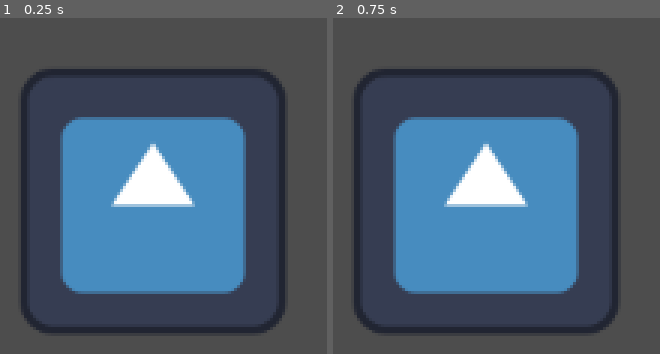
Above: before the commit, frames 1-2 (left to right).
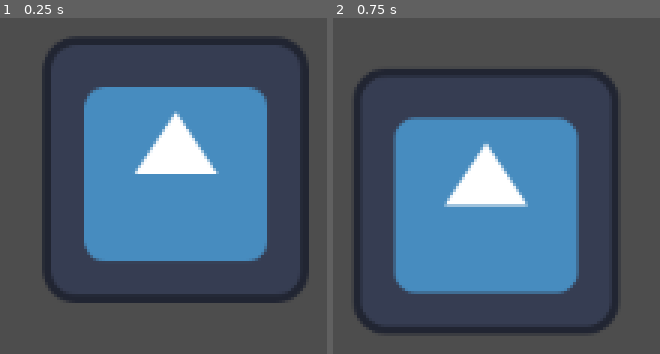
Above: after the commit, the same moments.

Repository: phln1108/compGraf
Game: Godot game, scene res://Scenes/Map/map.tscn
Two runs of this game, one before a commit and one after it. Both use one fixed random seed, a clock stepped at 60 frames per second and the inputs below. The project has no main scene, so this scene is started directly. The engine's default icon, where the game draws it, is replaced by a stand-in: a white triangle on a blue panel in a dark square.
Inputs (mouse positions are in pixels of both pictures, inside the frame that each line leads up to):
- Up to frame 1 (0.25 s): no input
- Up to frame 2 (0.75 s): tap Enter at 0.5 s; move the mouse to (486, 202) at 0.52 s; press the mouse at (486, 202) at 0.53 s

The runs differ from the first frame. In frame 1, 36% of the frame differs, in the area x 6-95%, y 5-94%; in frame 2, nothing differs.

Commit message:
adding drag and text functionality

Diff:
--- a/Scenes/Card/card.gd
+++ b/Scenes/Card/card.gd
@@ -4,7 +4,15 @@
 var draggable: bool = false
 var is_dragging: bool = false
 
+var yesText: String = "yes"
+var noText: String = "no"
+
+enum TextLabel{EMPTY,YES,NO}
+
 signal dragging
+
+func _ready():
+	setText(TextLabel.EMPTY)
 
 # Called every frame. 'delta' is the elapsed time since the previous frame.
 func _process(delta):
@@ -17,11 +25,19 @@
 			is_dragging = false
 			emit_signal("dragging",is_dragging)
 
+func setText(textlabel: TextLabel):
+	match(textlabel):
+		TextLabel.EMPTY:
+			$Label.text = ""
+		TextLabel.YES:
+			$Label.text = yesText
+		TextLabel.NO:
+			$Label.text = noText
 
 
-func _on_area_2d_mouse_entered():
+
+func _on_mouse_entered():
 	draggable = true
 
-
-func _on_area_2d_mouse_exited():
+func _on_mouse_exited():
 	draggable = is_dragging
--- a/Scenes/Card/card.tscn
+++ b/Scenes/Card/card.tscn
@@ -6,16 +6,24 @@
 [sub_resource type="RectangleShape2D" id="RectangleShape2D_v8g6l"]
 size = Vector2(128, 128)
 
-[node name="Card" type="Node2D"]
+[node name="Card" type="Area2D"]
 script = ExtResource("1_d41f0")
 
 [node name="Sprite2D" type="Sprite2D" parent="."]
 texture = ExtResource("1_2ytoe")
 
-[node name="Area2D" type="Area2D" parent="."]
+[node name="Label" type="Label" parent="."]
+offset_left = -104.0
+offset_top = -160.0
+offset_right = 104.0
+offset_bottom = -65.0
+text = "eu posso ser um pouco "
+horizontal_alignment = 1
+vertical_alignment = 1
+autowrap_mode = 3
 
-[node name="CollisionShape2D" type="CollisionShape2D" parent="Area2D"]
+[node name="CollisionShape2D" type="CollisionShape2D" parent="."]
 shape = SubResource("RectangleShape2D_v8g6l")
 
-[connection signal="mouse_entered" from="Area2D" to="." method="_on_area_2d_mouse_entered"]
-[connection signal="mouse_exited" from="Area2D" to="." method="_on_area_2d_mouse_exited"]
+[connection signal="mouse_entered" from="." to="." method="_on_mouse_entered"]
+[connection signal="mouse_exited" from="." to="." method="_on_mouse_exited"]
--- a/Scenes/Map/map.gd
+++ b/Scenes/Map/map.gd
@@ -17,3 +17,24 @@
 
 func _on_card_dragging(is_dragging):
 	can_drag = is_dragging
+
+
+func _on_no_area_entered(area):
+	print(area)
+	if area is Card:
+		area.setText(Card.TextLabel.NO)
+
+
+func _on_no_area_exited(area):
+	if area is Card:
+		area.setText(Card.TextLabel.EMPTY)
+
+
+func _on_yes_area_entered(area):
+	if area is Card:
+		area.setText(Card.TextLabel.YES)
+
+
+func _on_yes_area_exited(area):
+	if area is Card:
+		area.setText(Card.TextLabel.EMPTY)
--- a/Scenes/Map/map.tscn
+++ b/Scenes/Map/map.tscn
@@ -1,15 +1,40 @@
-[gd_scene load_steps=3 format=3 uid="uid://cebdwaibf5isv"]
+[gd_scene load_steps=5 format=3 uid="uid://cebdwaibf5isv"]
 
 [ext_resource type="Script" path="res://Scenes/Map/map.gd" id="1_d38tv"]
 [ext_resource type="PackedScene" uid="uid://clfepkedxjswg" path="res://Scenes/Card/card.tscn" id="1_tinaq"]
+
+[sub_resource type="RectangleShape2D" id="RectangleShape2D_x2oxu"]
+size = Vector2(384, 648)
+
+[sub_resource type="RectangleShape2D" id="RectangleShape2D_wa8ah"]
+size = Vector2(384, 648)
 
 [node name="Map" type="Node2D"]
 script = ExtResource("1_d38tv")
 
 [node name="Card" parent="." instance=ExtResource("1_tinaq")]
+position = Vector2(576, 512)
+
+[node name="CardPoint" type="Marker2D" parent="."]
+position = Vector2(576, 512)
+
+[node name="YesArea" type="Area2D" parent="."]
+
+[node name="CollisionShape2D" type="CollisionShape2D" parent="YesArea"]
+position = Vector2(192, 304)
+shape = SubResource("RectangleShape2D_x2oxu")
+
+[node name="NoArea" type="Area2D" parent="YesArea"]
+
+[node name="CollisionShape2D" type="CollisionShape2D" parent="YesArea/NoArea"]
+position = Vector2(952, 304)
+shape = SubResource("RectangleShape2D_wa8ah")
+
+[node name="Camera2D" type="Camera2D" parent="."]
 position = Vector2(570, 301)
 
-[node name="CardPoint" type="Marker2D" parent="."]
-position = Vector2(571, 550)
-
 [connection signal="dragging" from="Card" to="." method="_on_card_dragging"]
+[connection signal="area_entered" from="YesArea" to="." method="_on_yes_area_entered"]
+[connection signal="area_exited" from="YesArea" to="." method="_on_yes_area_exited"]
+[connection signal="area_entered" from="YesArea/NoArea" to="." method="_on_no_area_entered"]
+[connection signal="area_exited" from="YesArea/NoArea" to="." method="_on_no_area_exited"]
